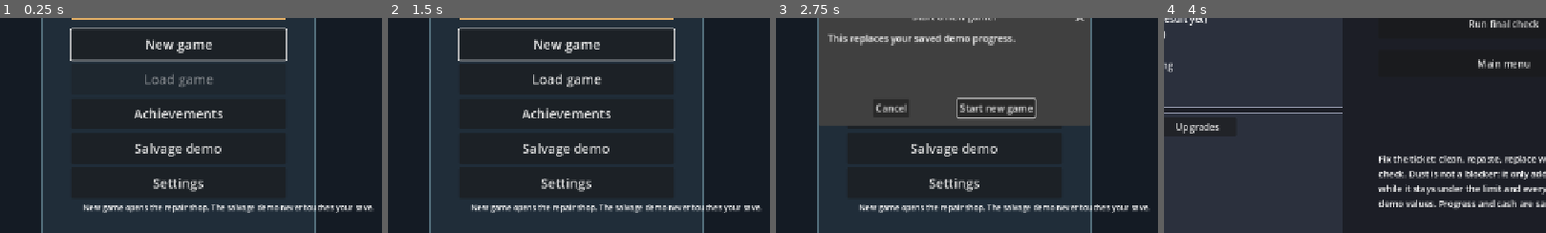
Above: before the commit, frames 1-4 (left to right).
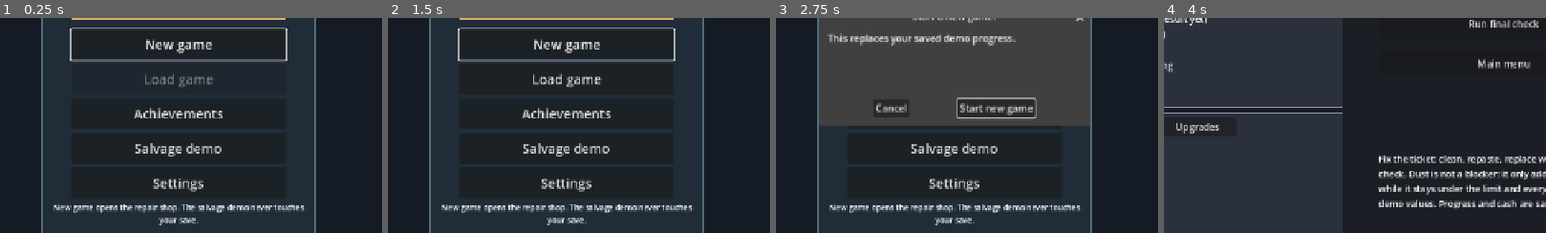
Above: after the commit, the same moments.

Repository: 123rearearcode/nighshift_real
Game: Godot game, scene res://scenes/start.tscn
Two runs of this game, one before a commit and one after it. Both use one fixed random seed, a clock stepped at 60 frames per second and the inputs below.
Inputs:
- Up to frame 1 (0.25 s): no input
- Up to frame 2 (1.5 s): click "New game" at 0.5 s; click "Main menu" at 1.25 s
- Up to frame 3 (2.75 s): click "New game" at 2 s
- Up to frame 4 (4 s): click "Start new game" at 2.75 s; click "Final check" at 3.5 s
The pictures show only the part of the screen within x 27-77%, y 37-87%; the shares and areas given below are measured in that part.

The runs differ from the first frame. In frame 1, 2.0% of the frame differs, in the area x 14-98%, y 86-97%; in frame 2, 2.0%; in frame 3, 2.0%; in frame 4, nothing differs.

Commit message:
Menu labels: set wrapping before size so they are not clamped to one line
Godot clamps a Label's size up to its minimum when set; sizing before enabling
autowrap froze the status text at its 600 px one-line width. Root cause of the
remaining B13 symptom, found because the containment check prints the rects.

Co-Authored-By: Claude Sonnet 5.5 <noreply@anthropic.com>
Claude-Session: https://claude.ai/code/session_01RRHyDEgCNWig31UsohEBJ7

Diff:
--- a/scripts/view/start_view.gd
+++ b/scripts/view/start_view.gd
@@ -40,12 +40,14 @@
 
 func _label(text: String, at: Vector2, area: Vector2, font_size: int) -> Label:
     var label := Label.new()
+    # Wrap and font first, THEN position and size: a Label sized before wrapping is clamped up to
+    # its one-line width (600 px for the status text) and never shrinks back (BUGS.md B13).
+    label.horizontal_alignment = HORIZONTAL_ALIGNMENT_CENTER
+    label.autowrap_mode = TextServer.AUTOWRAP_WORD_SMART
+    label.add_theme_font_size_override("font_size", font_size)
     label.text = text
     label.position = at
     label.size = area
-    label.horizontal_alignment = HORIZONTAL_ALIGNMENT_CENTER
-    label.autowrap_mode = TextServer.AUTOWRAP_WORD_SMART
-    label.add_theme_font_size_override("font_size", font_size)
     add_child(label)
     return label
 
Not shown, changed: docs/BUGS.md
